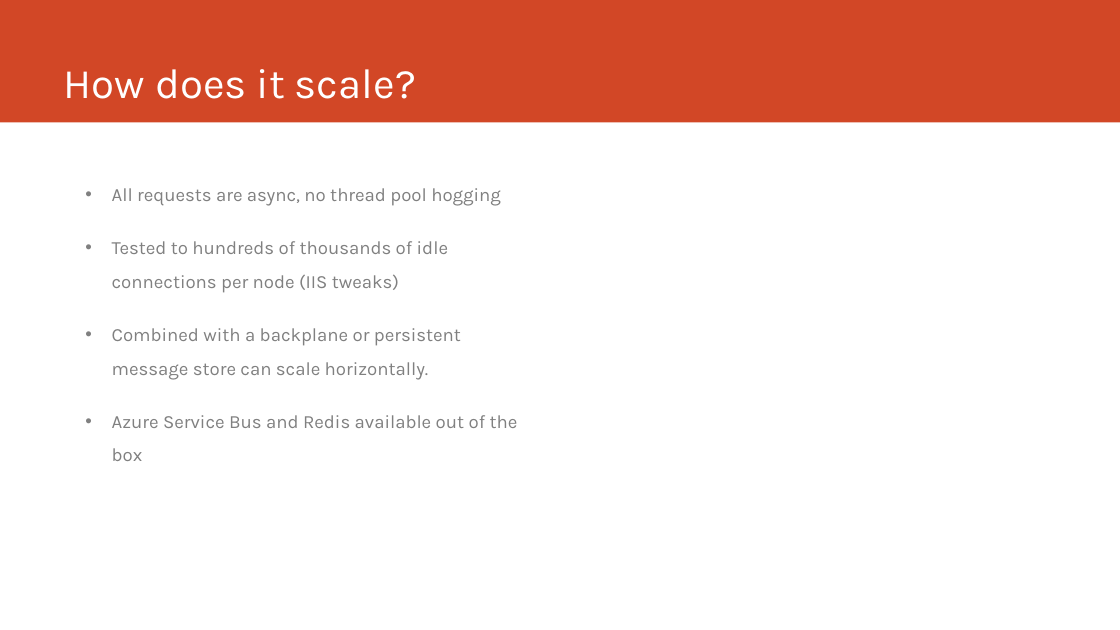
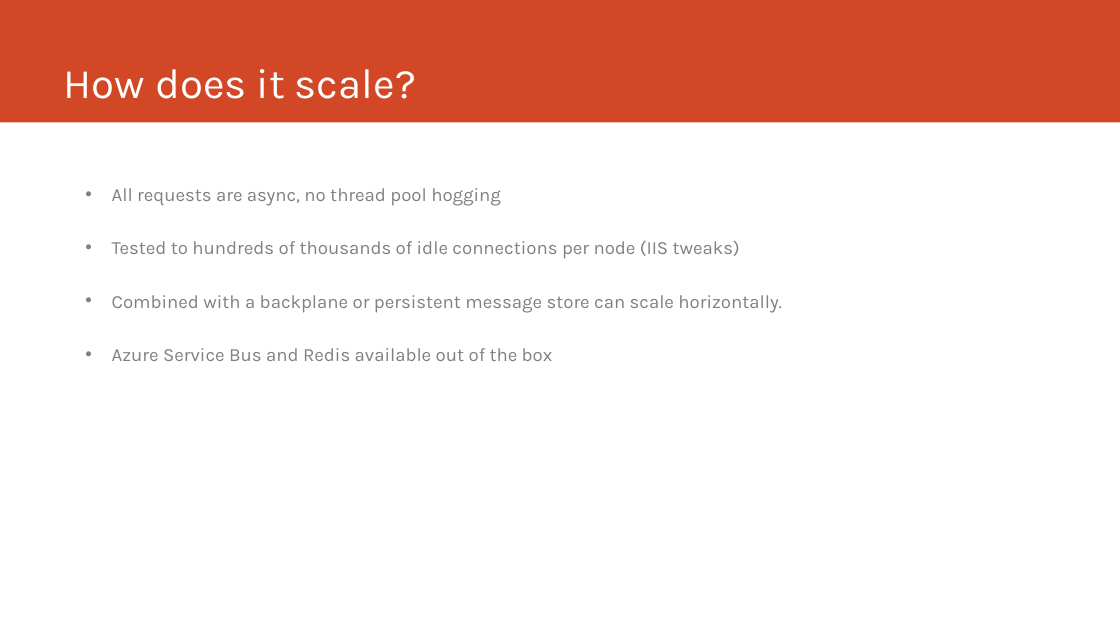
Before and after one commit to PeteGoo/Presentations.SignalR, a slide deck: slide 18 of SignalR.pptx. Drawn at 1120x630 pixels with LibreOffice and Linux fonts; fonts in the diff are those of the drawing. Boxes give left, top, right and bottom in pixels: in the first picture for what was removed or moved away, otherwise in the second. Text is boxed around its words. In the diff, an @@ line names an element or a change of style, - is before the commit and + after.

```diff
--- a/SignalR.pptx
+++ b/SignalR.pptx
@@ text "All requests are async, no ..." rewrapped from bbox=[112, 188, 518, 461] to bbox=[112, 188, 782, 361] @@
```
Also in this commit, not shown: 3 other slides changed, 1 slide added, 25 other files.
